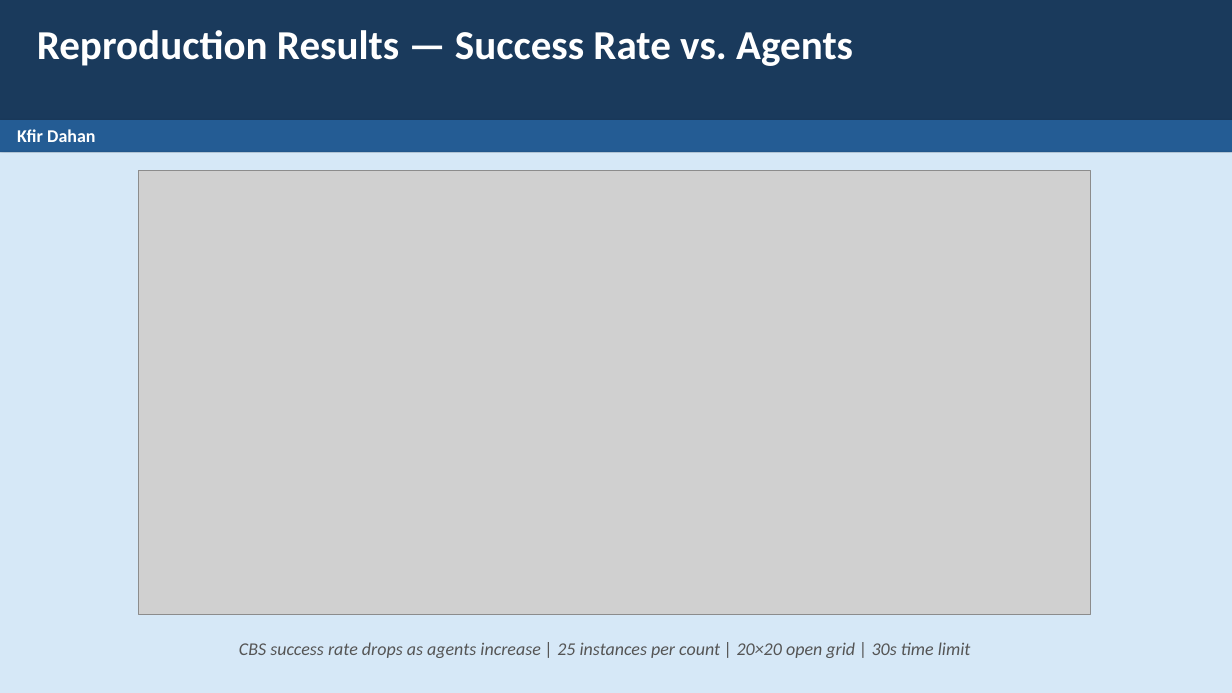
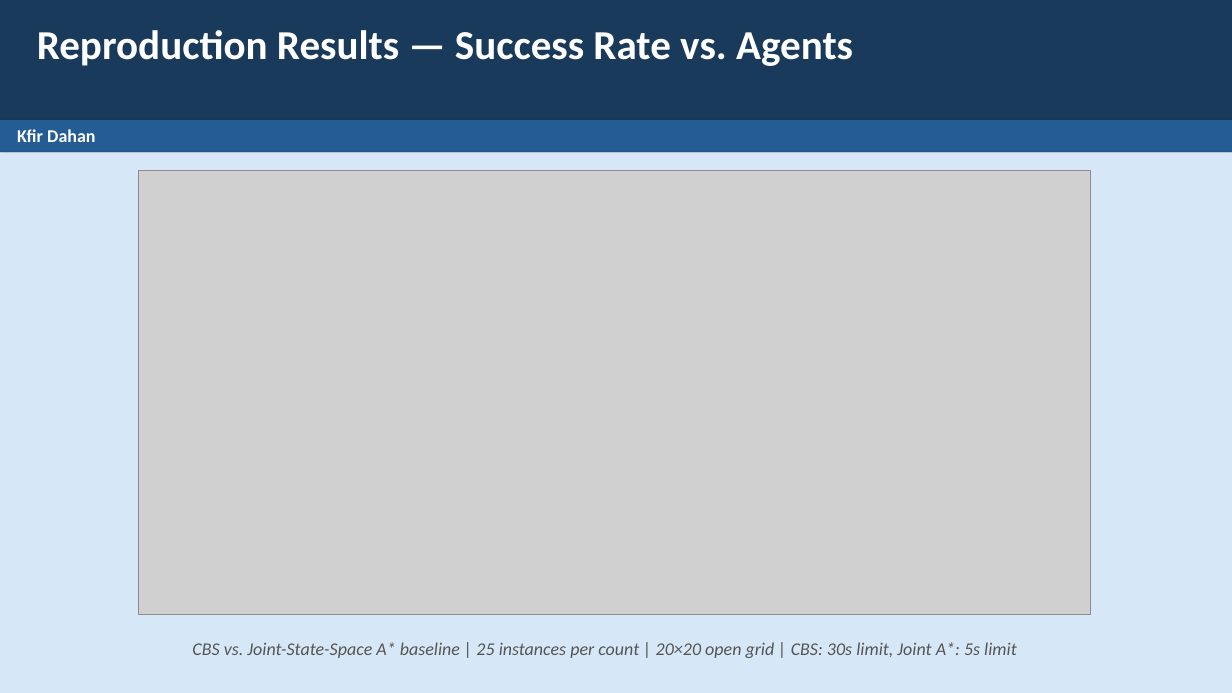
Before and after one commit to eladdamti100/mapf-cbs, a slide deck: slide 9 of results/presentation.pptx. Drawn at 1232x693 pixels with LibreOffice and Linux fonts; fonts in the diff are those of the drawing; grey boxes stand for pictures. Boxes give left, top, right and bottom in pixels: in the first picture for what was removed or moved away, otherwise in the second. Text is boxed around its words. In the diff, an @@ line names an element or a change of style, - is before the commit and + after.

```diff
--- a/results/presentation.pptx
+++ b/results/presentation.pptx
@@ text at bbox=[192, 642, 1017, 658]: text changed @@
-CBS success rate drops as agents increase | 25 instances per count | 20×20 open grid | 30s time limit
+CBS vs. Joint-State-Space A* baseline | 25 instances per count | 20×20 open grid | CBS: 30s limit, Joint A*: 5s limit
```
Also in this commit, not shown: 4 other slides changed.
